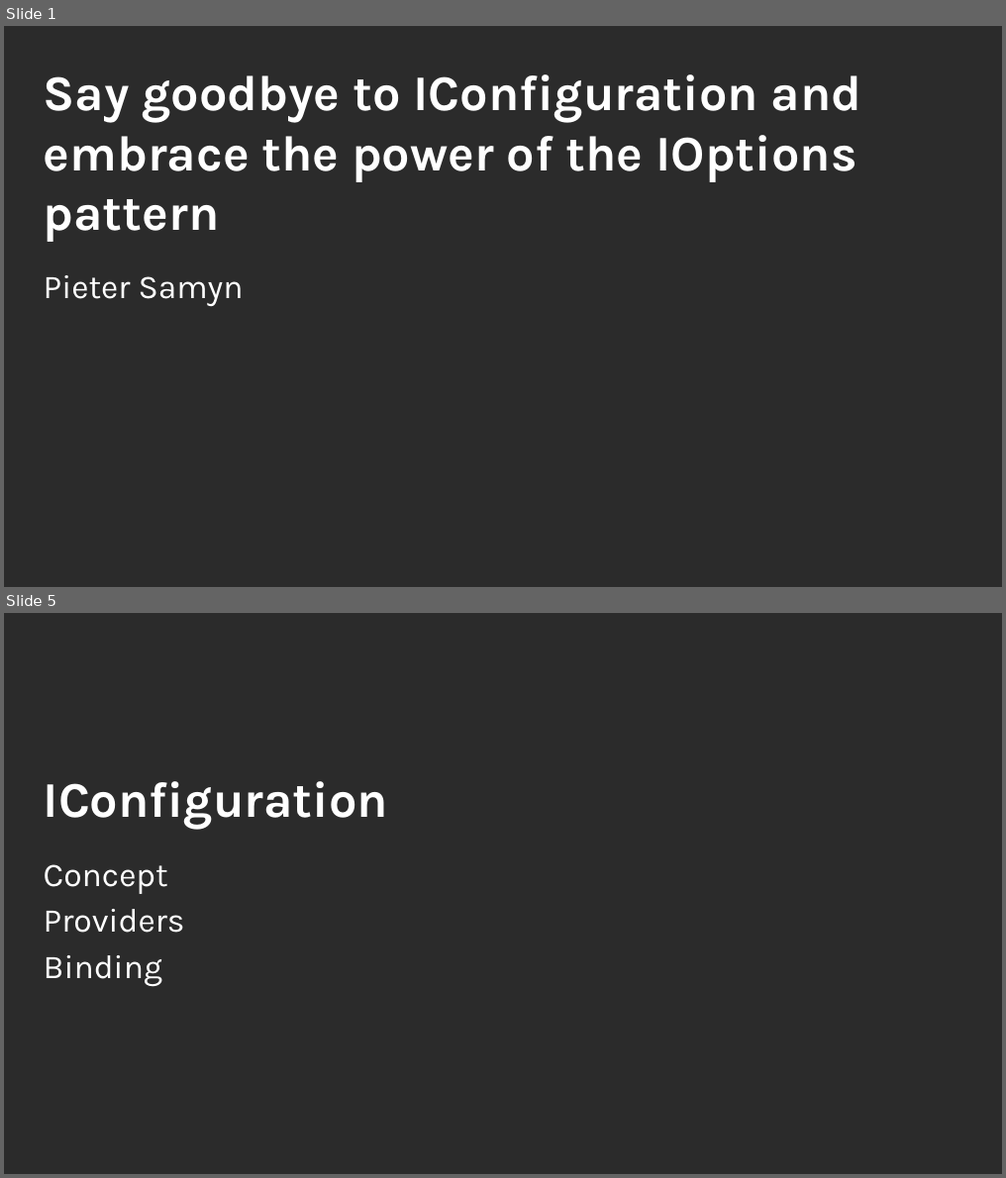
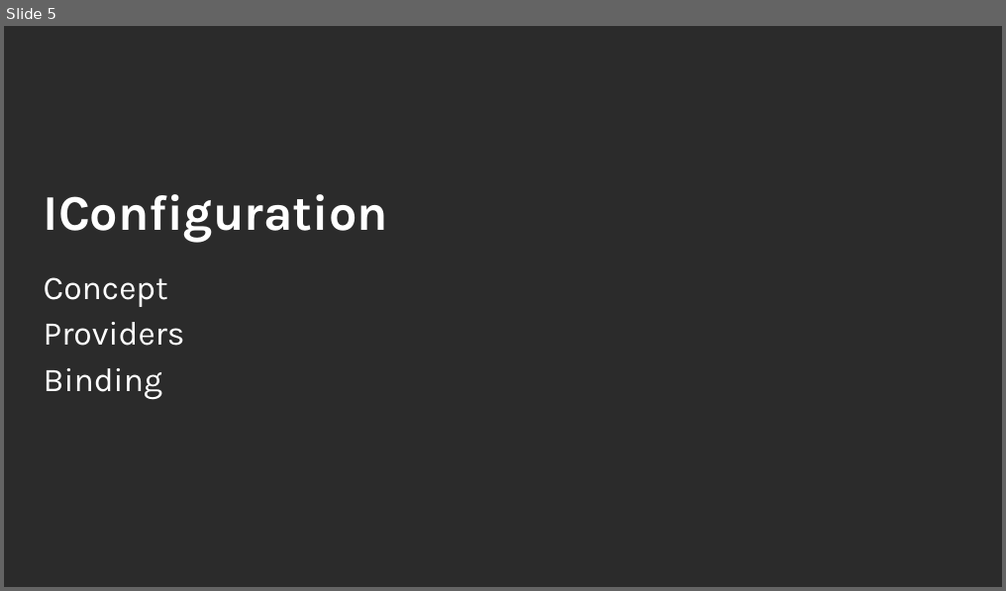
Before and after one commit to PhbsSmn/configuration-and-options, a slide deck: slides/presentation.pptx. Shown one above the other, each under a label of ours: slides 1 and 5 before the commit, slide 5 after it; the slides between them are not shown. The pictures are 1006x1178 and 1006x591 pixels, drawn with LibreOffice and Linux fonts; fonts in the diff are those of the drawing; background and template pictures are left out; a plain dark background stands for a picture behind light text. Boxes give left, top, right and bottom in pixels: in the first picture for what was removed or moved away, otherwise in the second. Text is boxed around its words. In the diff, an @@ line names an element or a change of style, - is before the commit and + after.

```diff
--- a/slides/presentation.pptx
+++ b/slides/presentation.pptx
@@ slide 1 removed at [4,26,1002,587], background picture (left out) @@
@@ title removed at [44,75,862,242] @@
-Say goodbye to IConfiguration and embrace the power of the IOptions pattern
@@ subtitle removed at [44,275,244,306] @@
-Pieter Samyn
```
Also in this commit, not shown: 4 slides changed, 4 slides added, 4 other slides removed, 32 other files.
